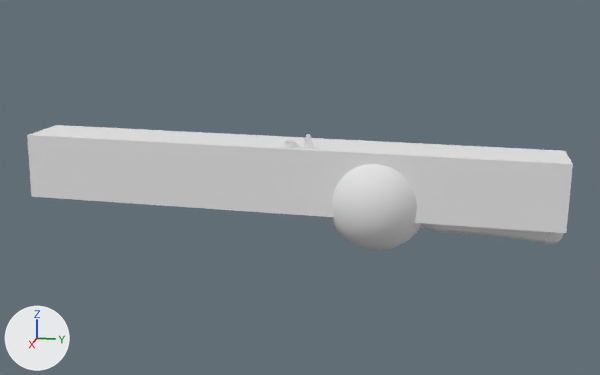
The OBJ model The Cursed Deep/Assets/Models/Blunderbuss.obj: old version first, new version second.
Camera for both pictures: a 50 mm camera at (42.0, 14.7, 13.1) aimed at (-0.1, 6.3, 2.6). Lighting does not change. The marker at lower left points along +X, +Y and +Z. Where no turn or scale is listed for an object, it has been applied to the vertices.

The scene before the commit, as lines of its bpy script (objects in view):
```python
me_blunderbuss = bpy.data.meshes.new('Blunderbuss')
me_blunderbuss.from_pydata(...)  # 1718 vertices, 1716 faces; spans x -2.7..2.7, y -8.3..19.8, z -0.4..5.7
me_blunderbuss.materials.append(mat_initialshadinggroup)  # white #e7e7e7
ob_blunderbuss = bpy.data.objects.new('Blunderbuss', me_blunderbuss)
ob_blunderbuss.location = (0.0, 0.0, 0.0)
```
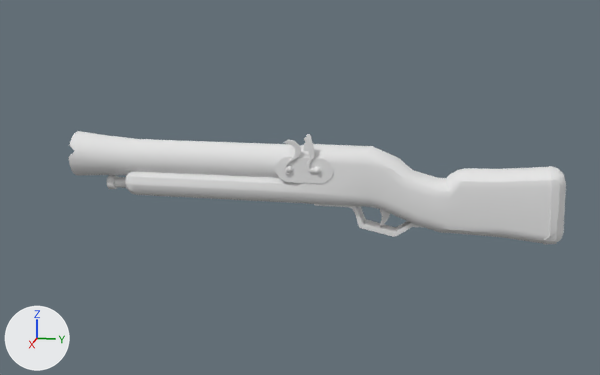
Pixel boxes [x1, y1, x2, y2] of what changed, in the pictures (600 x 375 px; the box of a moved part takes in the faces that stretch with it):
```json
{"object": "Blunderbuss", "change": "reshaped", "before": [27, 125, 573, 250], "after": [68, 131, 566, 244], "on screen": "9% narrower, 10% shorter"}
{"part": 1, "of": "me_blunderbuss", "change": "deleted", "before": [329, 145, 421, 250]}
{"part": 2, "of": "me_blunderbuss", "change": "moved or reshaped", "before": [304, 137, 312, 141], "after": [286, 138, 315, 175]}
{"part": 3, "of": "me_blunderbuss", "change": "deleted", "before": [27, 125, 573, 233]}
```

Edits to the scene script, one JSON object a line:
```json
{"block": "me_blunderbuss", "where": "# used by ob_blunderbuss; location = (0.0, 0.0, 0.0)"}
{"op": "remove", "block": "me_blunderbuss", "code": "me_blunderbuss.from_pydata(...)  # 1718 vertices, 1716 faces; spans x -2.7..2.7, y -8.3..19.8, z -0.4..5.7"}
{"op": "add", "block": "me_blunderbuss", "code": "me_blunderbuss.from_pydata(...)  # 1328 vertices, 1310 faces; spans x -1.2..1.3, y -6.3..19.8, z 0.4..5.7"}
{"block": "me_blunderbuss", "change": "me_blunderbuss part 1: the loose piece of 382 vertices spanning x -2.7..2.7, y 7.7..13.2, z -0.4..5.0 is deleted"}
{"block": "me_blunderbuss", "change": "me_blunderbuss part 2: 9 vertices moved within x 1.1..1.2, y 5.8..6.0, z 3.6..4.0; 10 vertices removed from x 1.1..1.2, y 6.7..7.3, z 4.0..5.5; 10 vertices added at x 1.1..1.2, y 6.8..7.4, z 4.0..5.5"}
{"block": "me_blunderbuss", "change": "me_blunderbuss part 3: 8 vertices removed from x -1.7..1.7, y -8.3..19.8, z 1.4..5.2"}
```
